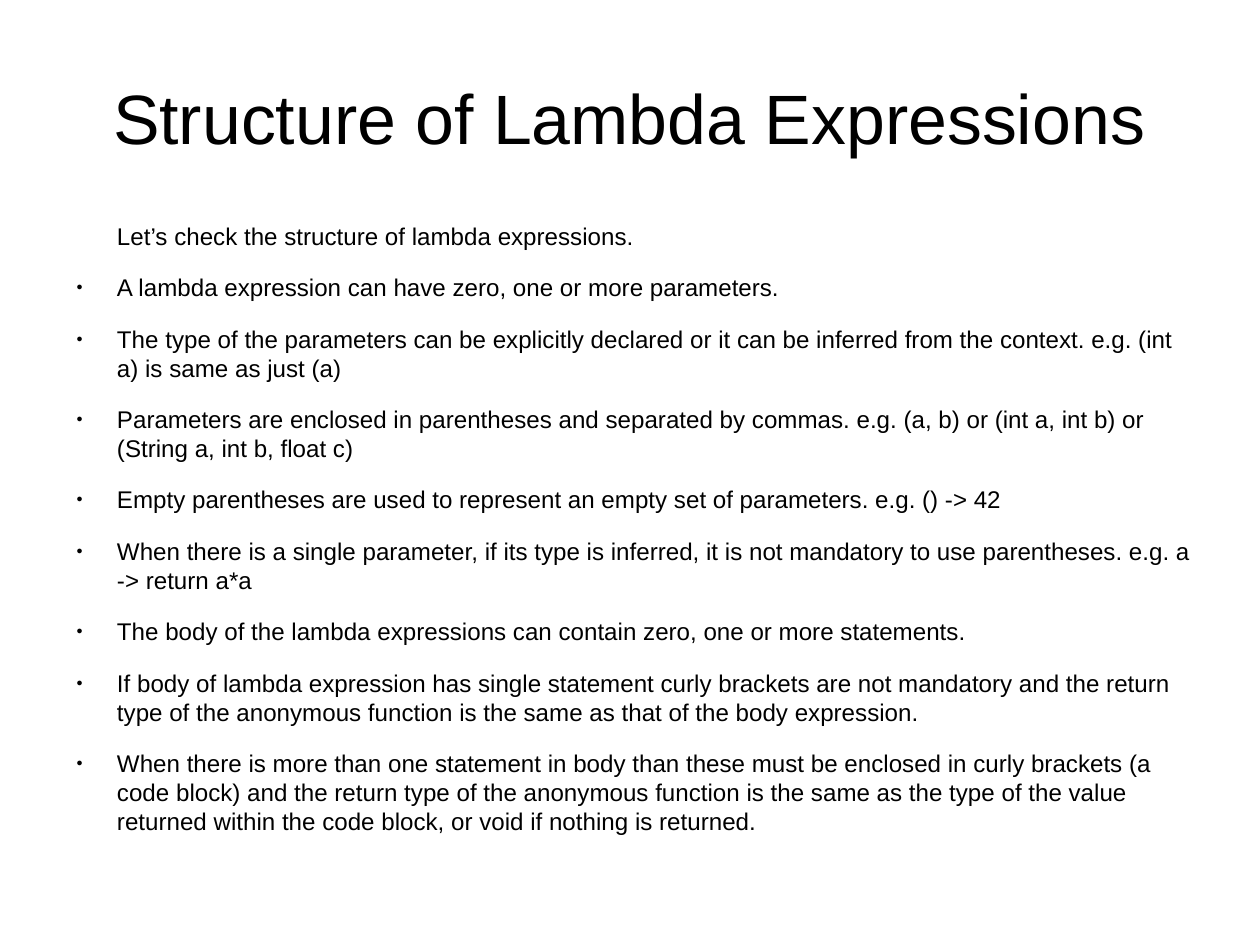
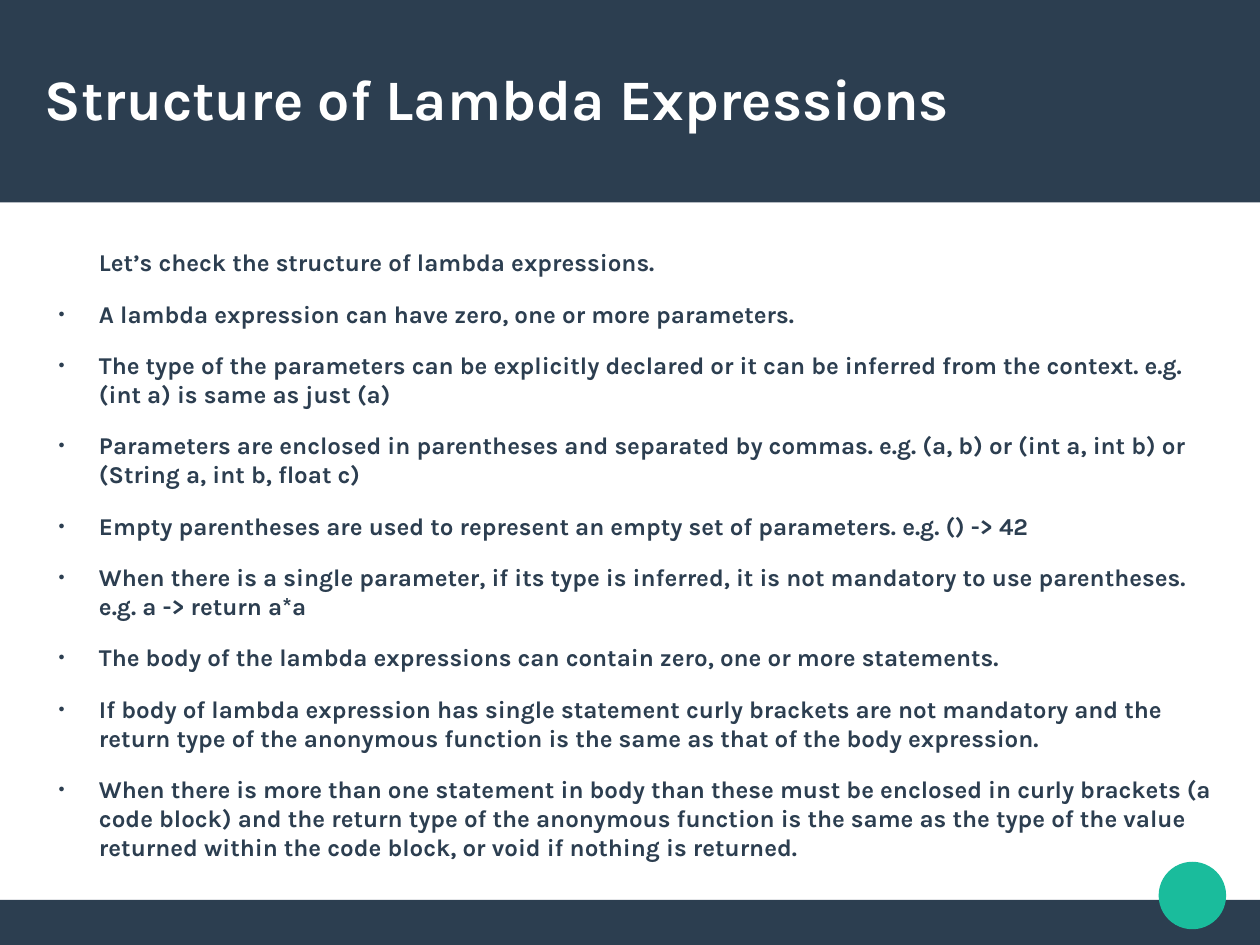
Before and after one commit to Armenuhi-Qocharyan/BB_TRAININGS, a slide deck: slide 17 of java/collections.odp (slide 14 before the commit). Drawn at 1260x945 pixels with LibreOffice and Linux fonts; fonts in the diff are those of the drawing. Boxes give left, top, right and bottom in pixels: in the first picture for what was removed or moved away, otherwise in the second. Text is boxed around its words. In the diff, an @@ line names an element or a change of style, - is before the commit and + after.

```diff
--- a/java/collections.odp
+++ b/java/collections.odp
@@ rectangle added at box(0, 0, 1260, 202), fill #2C3E50 @@
@@ title "Structure of Lambda Expressions": place and size @@
-title "Structure of Lambda Expressions" at box(113, 93, 1145, 157)
+title "Structure of Lambda Expressions" at box(45, 79, 949, 134)
@@ title "Structure of Lambda Expressions" at box(45, 79, 949, 134): size 44 to 36 pt, font Arial to Karla, text colour #000000 to #FFFFFF, bold on; alignment centre to left @@
@@ text "Let’s check the structure of ...": place and size @@
-text "Let’s check the structure of ..." at box(117, 227, 1189, 835)
+text "Let’s check the structure of ..." at box(99, 254, 1211, 862)
@@ text "Let’s check the structure of ..." at box(99, 254, 1211, 862): font Arial to Karla, text colour #000000 to #2C3E50, bold on; bullet colour #000000 to #2C3E50 @@
@@ ellipse added at box(1159, 862, 1227, 930), fill #1ABC9C @@
@@ rectangle added at box(0, 900, 1260, 944), fill #2C3E50 @@
```
Also in this commit, not shown: 14 other slides changed, 5 slides added, 1 slide removed.
